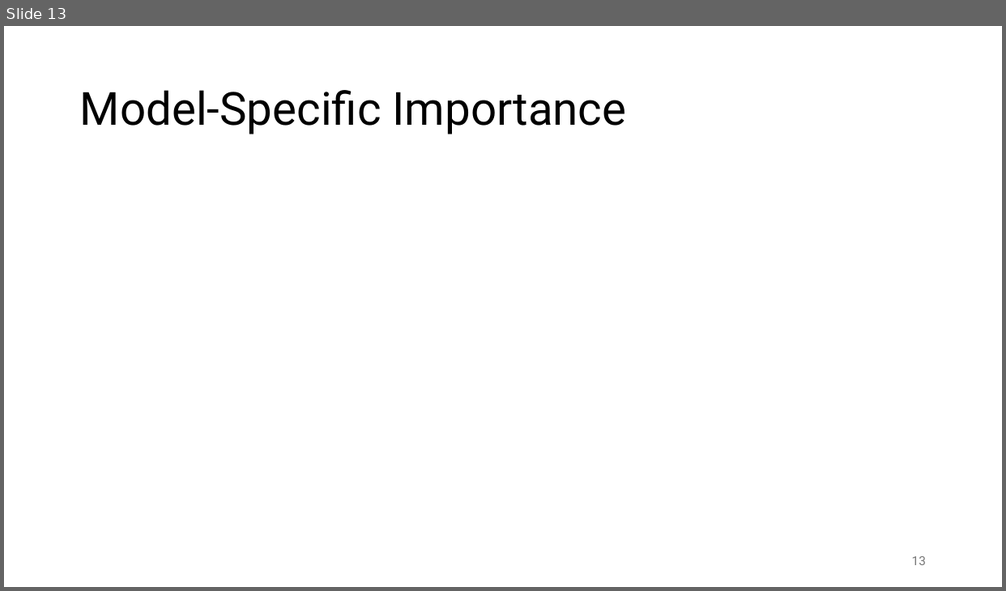
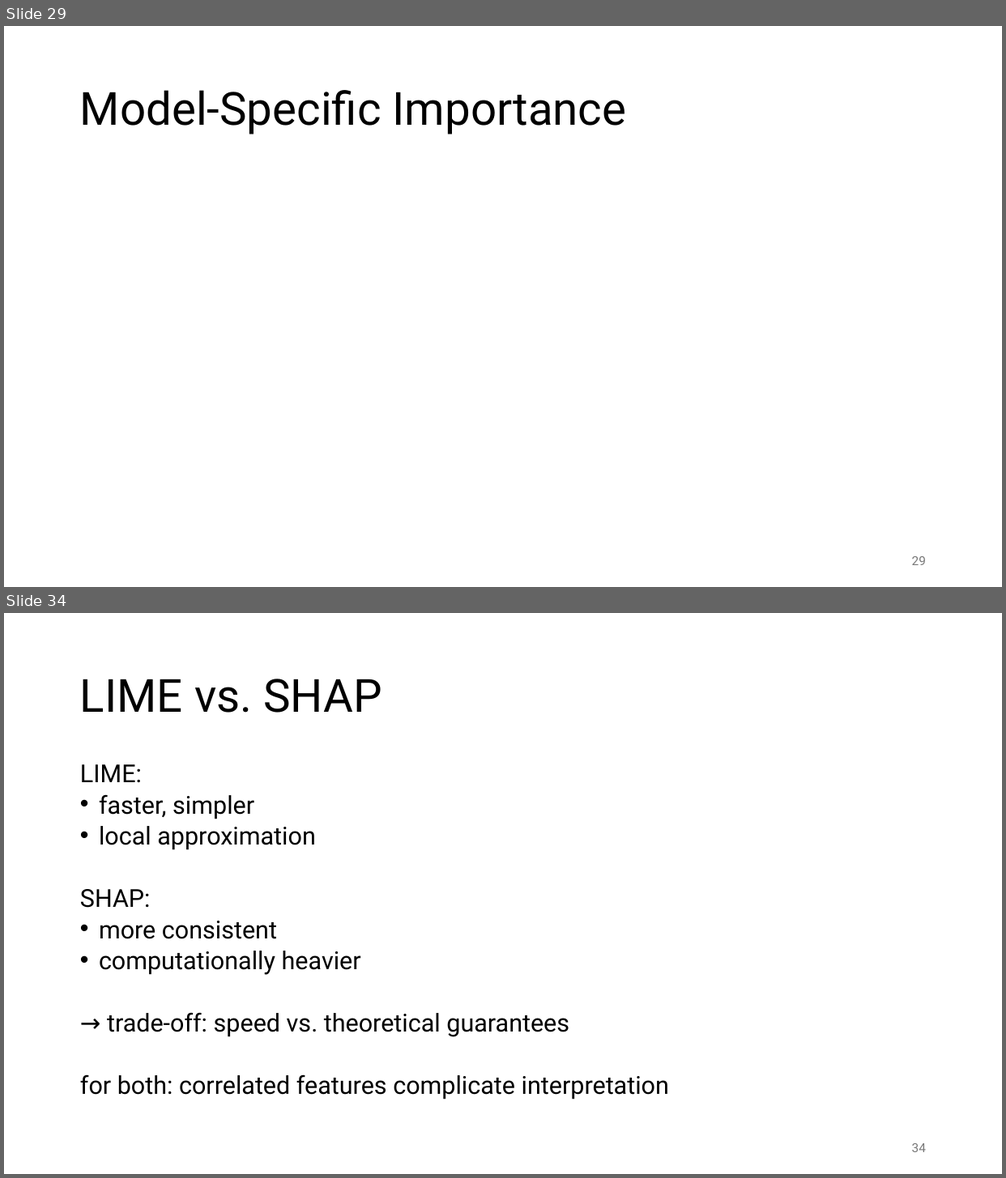
Before and after one commit to FelixWick/data_science, a slide deck: slides/7_model_evaluation.pptx. Shown one above the other, each under a label of ours: slide 13 before the commit, slides 29 and 34 after it; the slides between them are not shown. The pictures are 1006x591 and 1006x1178 pixels, drawn with LibreOffice and Linux fonts; fonts in the diff are those of the drawing; grey boxes stand for pictures. Boxes give left, top, right and bottom in pixels: in the first picture for what was removed or moved away, otherwise in the second. Text is boxed around its words. In the diff, an @@ line names an element or a change of style, - is before the commit and + after.

```diff
--- a/slides/7_model_evaluation.pptx
+++ b/slides/7_model_evaluation.pptx
@@ slide 34 added at (4,613,1002,1174), background #FFFFFF @@
@@ title added at (80,679,382,713), 44 pt, text #000000 @@
+LIME vs. SHAP
@@ text added at (80,764,669,1100), 23.8 pt, text #000000 @@
+LIME:
+• faster, simpler
+• local approximation
+SHAP:
+• more consistent
+• computationally heavier
+→ trade-off: speed vs. theoretical guarantees
+for both: correlated features complicate interpretation
@@ page number added at (912,1144,926,1152), 12 pt, text #797979 @@
+34
@@ what was slide 13 is now slide 29 @@
@@ page number at (912,557,926,565): text changed @@
-13
+29
```
Also in this commit, not shown: 7 slides changed, 23 other slides added, 7 slides removed, 2 other files.
